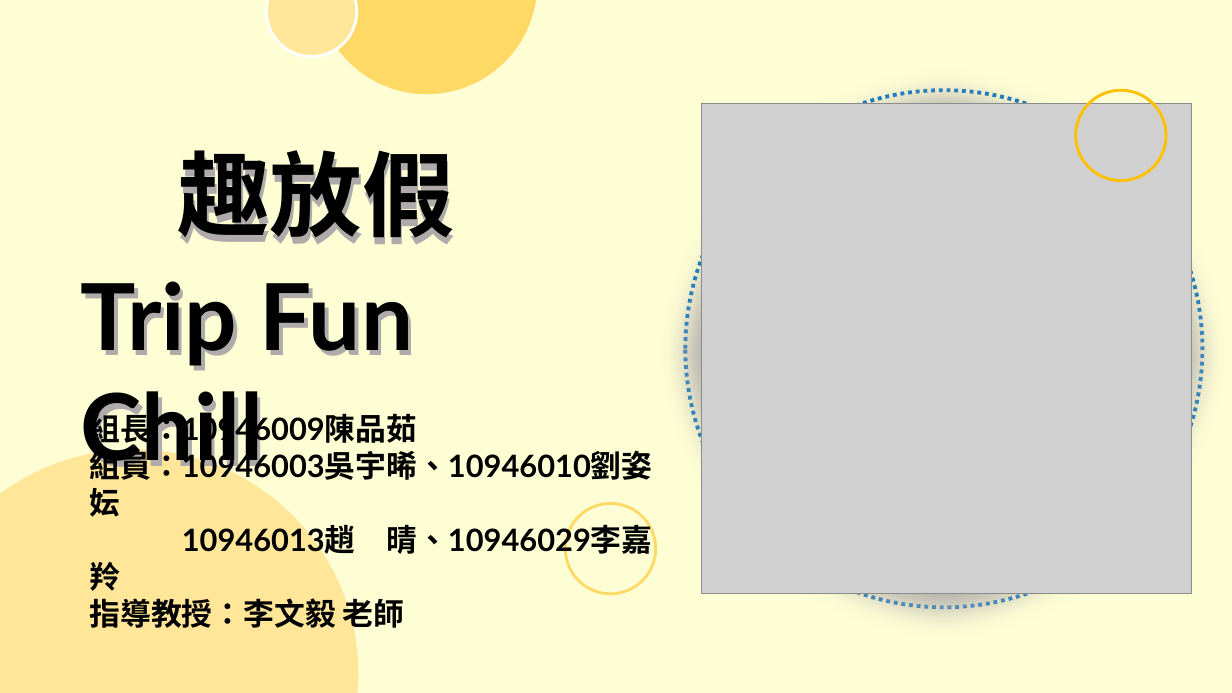
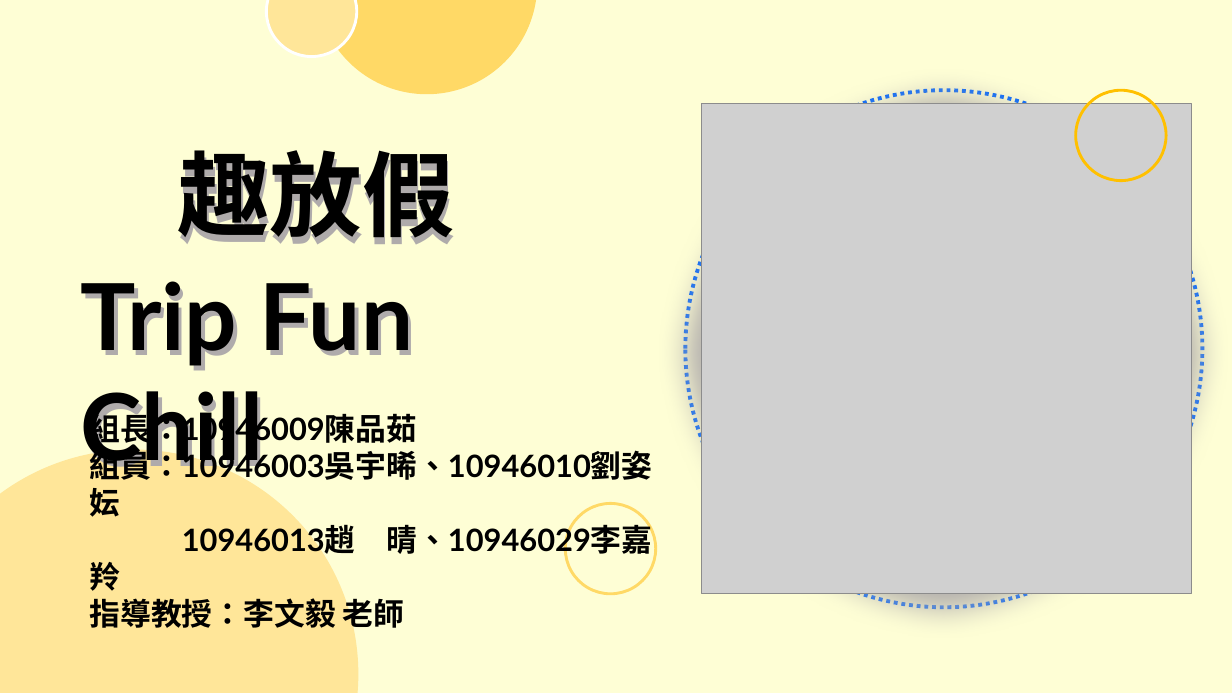
Before and after one commit to 10946009/ntub_112403, a slide deck: slide 1 of PPT/複評二審1214.pptx. Drawn at 1232x693 pixels with LibreOffice and Linux fonts; fonts in the diff are those of the drawing; grey boxes stand for pictures. Boxes give left, top, right and bottom in pixels: in the first picture for what was removed or moved away, otherwise in the second. Text is boxed around its words. In the diff, an @@ line names an element or a change of style, - is before the commit and + after.

```diff
--- a/PPT/複評二審1214.pptx
+++ b/PPT/複評二審1214.pptx
@@ ellipse at (x1=686, y1=91, x2=1203, y2=608): outline #0070C0 3 pt dashed to #0066FF 3 pt dashed @@
```
Also in this commit, not shown: 1 other slide changed, 4 slides added.
